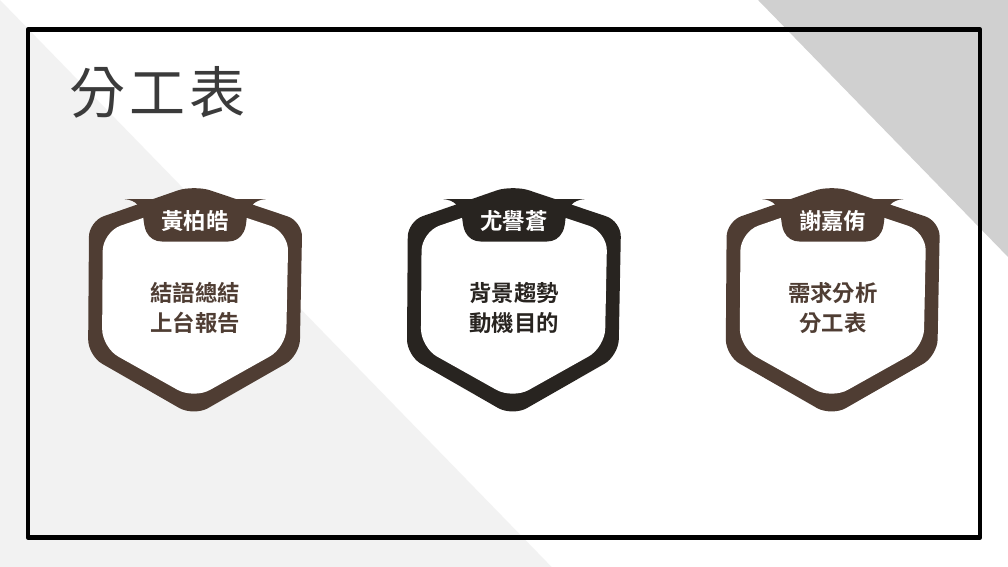
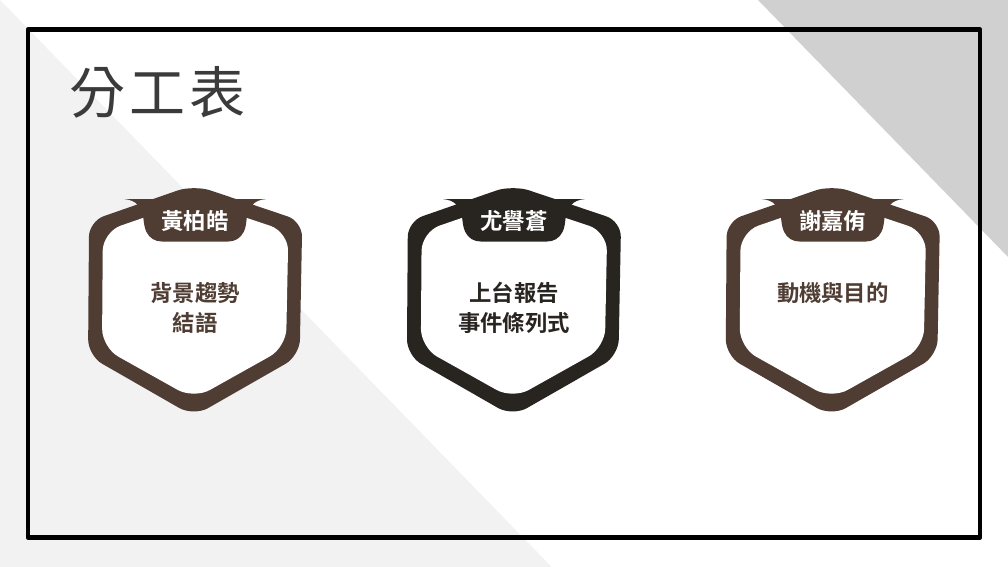
Before and after one commit to 0451030/108_SE_Team8, a slide deck: slide 9 of 軟體工程_期中報告.pptx (slide 7 before the commit). Drawn at 1008x567 pixels with LibreOffice and Linux fonts; fonts in the diff are those of the drawing; grey boxes stand for pictures; background and template pictures are left out. Boxes give left, top, right and bottom in pixels: in the first picture for what was removed or moved away, otherwise in the second. Text is boxed around its words. In the diff, an @@ line names an element or a change of style, - is before the commit and + after.

```diff
--- a/軟體工程_期中報告.pptx
+++ b/軟體工程_期中報告.pptx
@@ text at [151, 279, 240, 337]: text changed @@
-結語總結
-上台報告
+背景趨勢
+結語
@@ text at [458, 282, 570, 333]: text changed @@
-背景趨勢
-動機目的
+上台報告
+事件條列式
@@ text at [777, 282, 889, 303]: text changed @@
-需求分析
-分工表
+動機與目的
```
Also in this commit, not shown: 4 other slides changed, 4 slides added, 2 slides removed.
